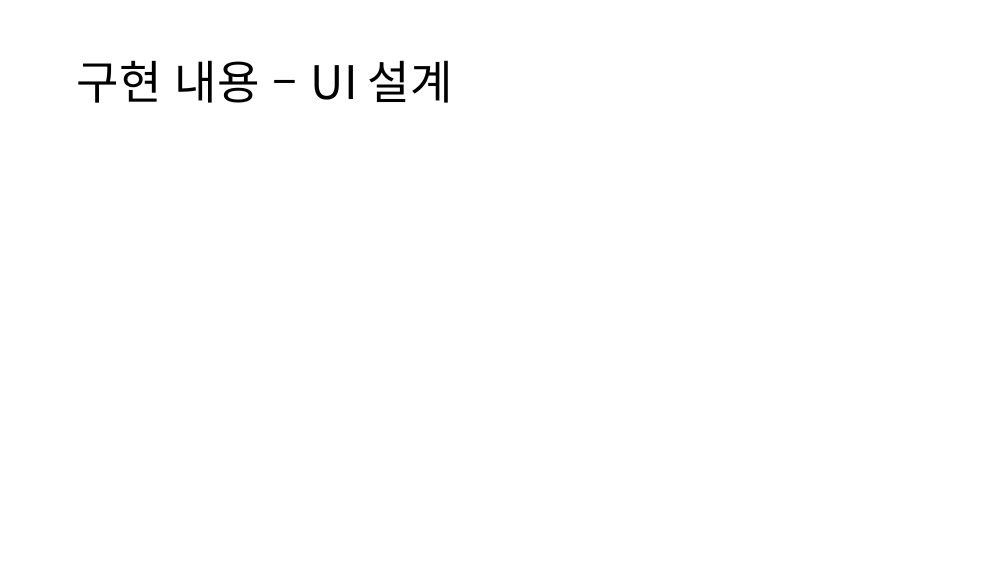
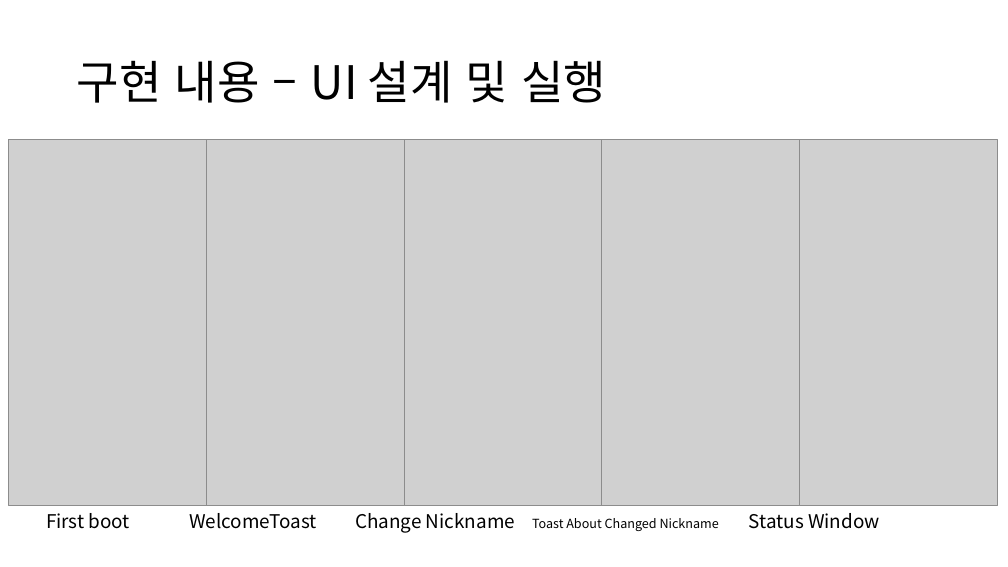
Before and after one commit to NERDHEAD/SSSimulator4S, a slide deck: slide 7 of 1512035 류주성/1512035 류주성.pptx. Drawn at 1008x567 pixels with LibreOffice and Linux fonts; fonts in the diff are those of the drawing; grey boxes stand for pictures. Boxes give left, top, right and bottom in pixels: in the first picture for what was removed or moved away, otherwise in the second. Text is boxed around its words. In the diff, an @@ line names an element or a change of style, - is before the commit and + after.

Commit message:
ADD : Sub Files For PPT

```diff
--- a/1512035 류주성/1512035 류주성.pptx
+++ b/1512035 류주성/1512035 류주성.pptx
@@ title at <box>77,60,606,103</box>: text changed @@
-구현 내용 – UI 설계
+구현 내용 – UI 설계 및 실행
@@ picture added at <box>9,140,206,506</box> @@
@@ picture added at <box>206,140,404,506</box> @@
@@ picture added at <box>405,140,602,506</box> @@
@@ picture added at <box>602,140,799,506</box> @@
@@ picture added at <box>799,140,997,506</box> @@
@@ text added at <box>46,513,880,533</box>, 18 pt, text #000000 @@
+First boot WelcomeToast Change Nickname Toast About Changed Nickname Status Window
```
Also in this commit, not shown: 3 other slides changed, 1 slide removed, 13 other files.
